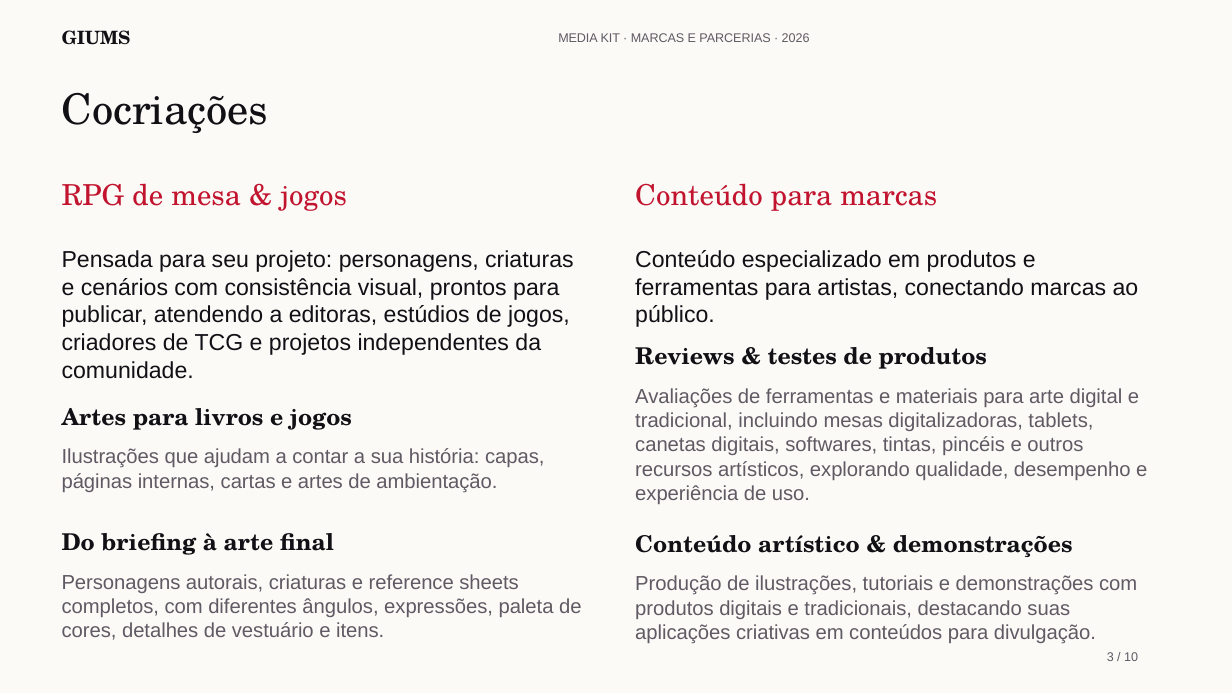
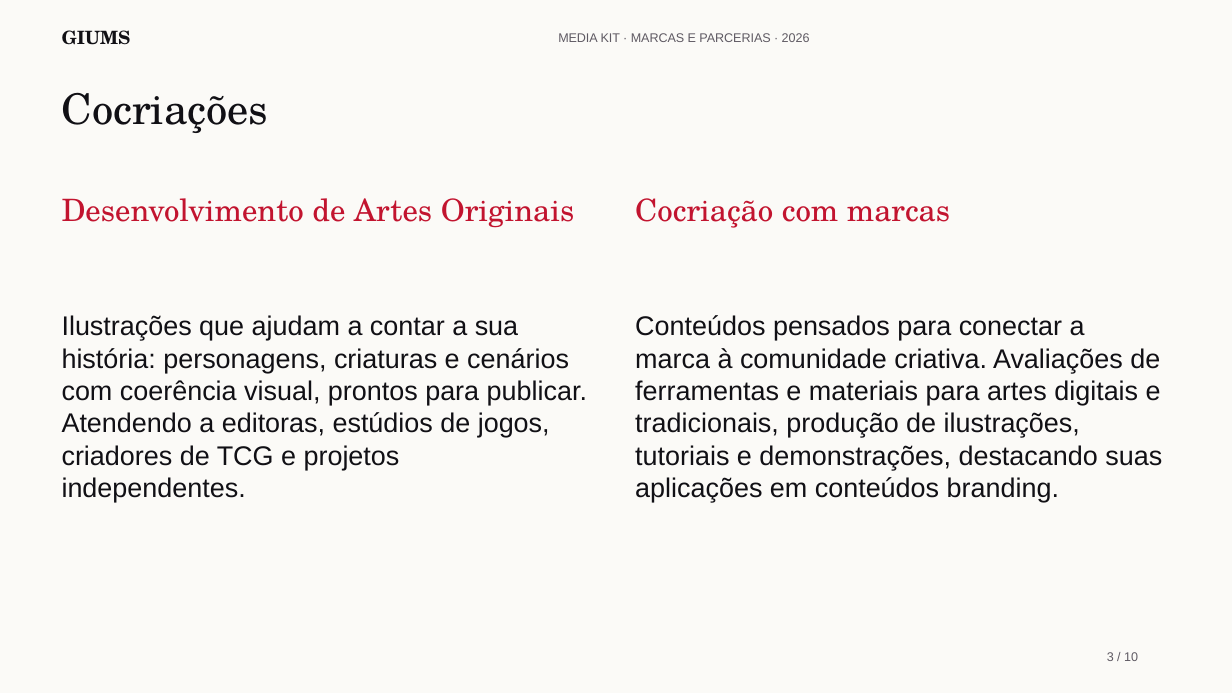
Before and after one commit to Biieru/GIUMS.Mediakit, a slide deck: slide 3 of GIUMS-MediaKit-PT.pptx. Drawn at 1232x693 pixels with LibreOffice and Linux fonts; fonts in the diff are those of the drawing. Boxes give left, top, right and bottom in pixels: in the first picture for what was removed or moved away, otherwise in the second. Text is boxed around its words. In the diff, an @@ line names an element or a change of style, - is before the commit and + after.

Commit message:
Simplify co-creations into original art and brand collaboration

```diff
--- a/GIUMS-MediaKit-PT.pptx
+++ b/GIUMS-MediaKit-PT.pptx
@@ text at (x1=62, y1=198, x2=574, y2=228): text changed; size 22.5 to 24 pt @@
-RPG de mesa & jogos
+Desenvolvimento de Artes Originais
@@ text at (x1=635, y1=198, x2=950, y2=228): text changed; size 22.5 to 24 pt @@
-Conteúdo para marcas
+Cocriação com marcas
@@ text removed at (x1=635, y1=250, x2=1139, y2=327) @@
-Conteúdo especializado em produtos e ferramentas para artistas, conectando marcas ao público.
@@ text at (x1=62, y1=315, x2=587, y2=502): text changed; size 18 to 21 pt @@
-Pensada para seu projeto: personagens, criaturas e cenários com consistência visual, prontos para publicar, atendendo a editoras, estúdios de jogos, criadores de TCG e projetos independentes da comunidade.
+Ilustrações que ajudam a contar a sua história: personagens, criaturas e cenários com coerência visual, prontos para publicar. Atendendo a editoras, estúdios de jogos, criadores de TCG e projetos independentes.
@@ text added at (x1=635, y1=315, x2=1162, y2=502), 21 pt, text #111015 @@
+Conteúdos pensados para conectar a marca à comunidade criativa. Avaliações de ferramentas e materiais para artes digitais e tradicionais, produção de ilustrações, tutoriais e demonstrações, destacando suas aplicações em conteúdos branding.
@@ text removed at (x1=635, y1=347, x2=987, y2=369) @@
-Reviews & testes de produtos
@@ text removed at (x1=635, y1=388, x2=1147, y2=480) @@
-Avaliações de ferramentas e materiais para arte digital e tradicional, incluindo mesas digitalizadoras, tablets, canetas digitais, softwares, tintas, pincéis e outros recursos artísticos, explorando qualidade, desempenho e experiência de uso.
@@ text removed at (x1=62, y1=408, x2=352, y2=430) @@
-Artes para livros e jogos
@@ text removed at (x1=62, y1=448, x2=544, y2=493) @@
-Ilustrações que ajudam a contar a sua história: capas, páginas internas, cartas e artes de ambientação.
@@ text removed at (x1=62, y1=533, x2=334, y2=555) @@
-Do briefing à arte final
@@ text removed at (x1=635, y1=535, x2=1073, y2=557) @@
-Conteúdo artístico & demonstrações
@@ text removed at (x1=62, y1=574, x2=581, y2=640) @@
-Personagens autorais, criaturas e reference sheets completos, com diferentes ângulos, expressões, paleta de cores, detalhes de vestuário e itens.
@@ text removed at (x1=635, y1=575, x2=1137, y2=644) @@
-Produção de ilustrações, tutoriais e demonstrações com produtos digitais e tradicionais, destacando suas aplicações criativas em conteúdos para divulgação.
```
Also in this commit, not shown: 3 other files.
